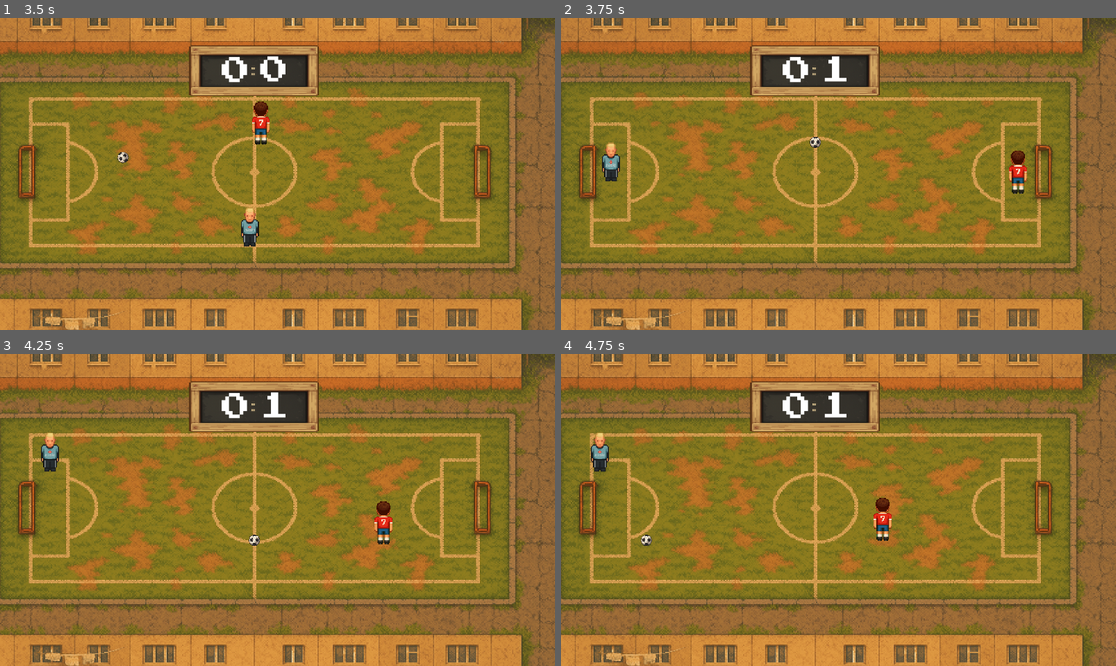
Above: before the commit, frames 1-4 (two rows, left to right).
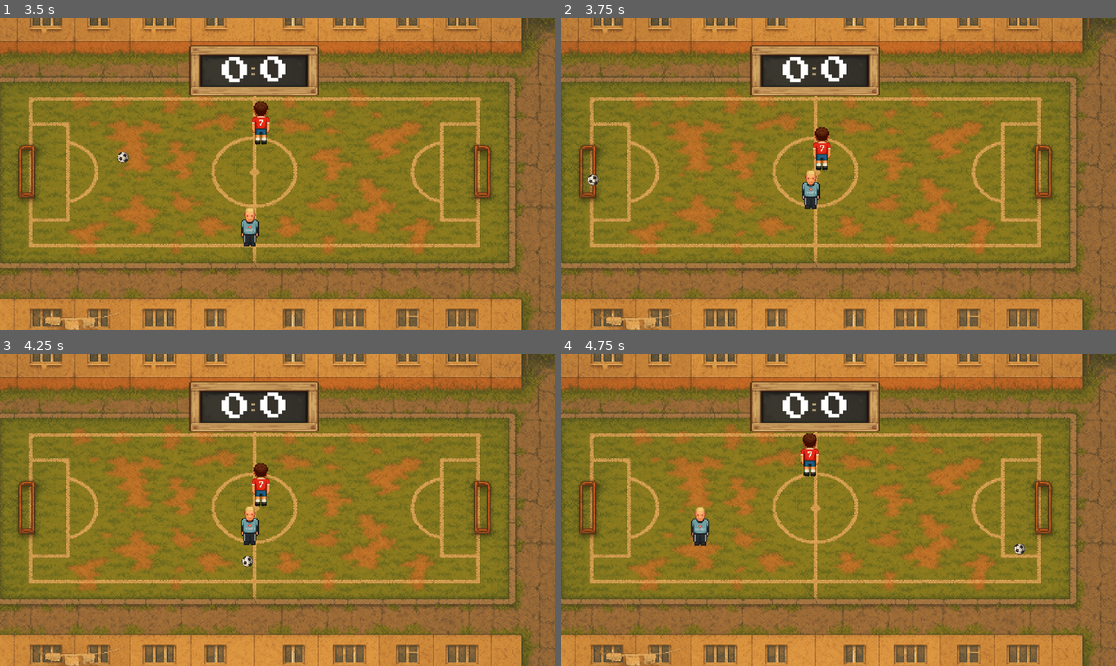
Above: after the commit, the same moments.

Repository: supervi5w4/footballpong
Game: Godot game, scene res://scenes/menu.tscn
The game is run twice, just before and just after one commit, with the same random seed, the same clock (stepped at 60 frames per second) and the same inputs.
Inputs:
- Up to frame 1 (3.5 s): click "Играть" at 0.5 s; hold Right (ui_right) 1.28-2.03 s; hold Down (ui_down) 2.03-2.78 s; hold Right (ui_right) from 2.78 s (still down)
- Up to frame 2 (3.75 s): release Right (ui_right) at 3.53 s; hold Up (ui_up) from 3.53 s (still down)
- Up to frame 3 (4.25 s): keep holding Up (ui_up)
- Up to frame 4 (4.75 s): release Up (ui_up) at 4.28 s; hold Left (ui_left) from 4.28 s (still down)

Frame 1 is identical in both runs. In frame 2, 1.7% of the frame differs, in the area x 4-84%, y 12-62%; in frame 3, 1.6%; in frame 4, 1.7%, in the area x 5-84%, y 12-65%.
Error after the commit: Parse Error: Used tab character for indentation instead of space as used before in the file. (res://scenes/goal.gd:24)

Commit message:
Fix goal side detection

Diff:
--- a/scenes/game.tscn
+++ b/scenes/game.tscn
@@ -122,20 +122,21 @@
 player_path = NodePath("../PlayerPaddle")
 
 [node name="GoalAreaRight" type="Area2D" parent="."]
+position = Vector2(1673.25, 531.5)
 script = ExtResource("6_u5sy4")
+is_right_goal = true
 
 [node name="CollisionShape2D" type="CollisionShape2D" parent="GoalAreaRight"]
-position = Vector2(1673.25, 531.5)
-scale = Vector2(0.719435, 0.941814)
+position = Vector2(0, 0)
 shape = SubResource("RectangleShape2D_vtaks")
 
 [node name="GoalAreaLeft" type="Area2D" parent="."]
-scale = Vector2(0.910295, 0.999548)
+position = Vector2(93.3764, 532.241)
 script = ExtResource("6_u5sy4")
+is_right_goal = false
 
 [node name="CollisionShape2D" type="CollisionShape2D" parent="GoalAreaLeft"]
-position = Vector2(93.3764, 532.241)
-scale = Vector2(0.725053, 1.06231)
+position = Vector2(0, 0)
 shape = SubResource("RectangleShape2D_vtaks")
 
 [node name="GoalSound" type="AudioStreamPlayer" parent="."]
--- a/scenes/goal.gd
+++ b/scenes/goal.gd
@@ -15,10 +15,11 @@
 @onready var _sound: AudioStreamPlayer = get_parent().get_node_or_null("GoalSound")
 
 func _ready() -> void:
-	# Определяем сторону ворот автоматически, если не в редакторе
-	if not Engine.is_editor_hint():
-		var half_width := get_viewport_rect().size.x * 0.5
-		is_right_goal = global_position.x > half_width
+        # Определяем сторону ворот автоматически по позиции коллизии
+        if not Engine.is_editor_hint():
+                var shape_pos := $CollisionShape2D.global_position.x
+                var half_width := get_viewport_rect().size.x * 0.5
+                is_right_goal = shape_pos > half_width
 
 func _on_body_entered(body: Node) -> void:
 	# Реагируем только на мяч
